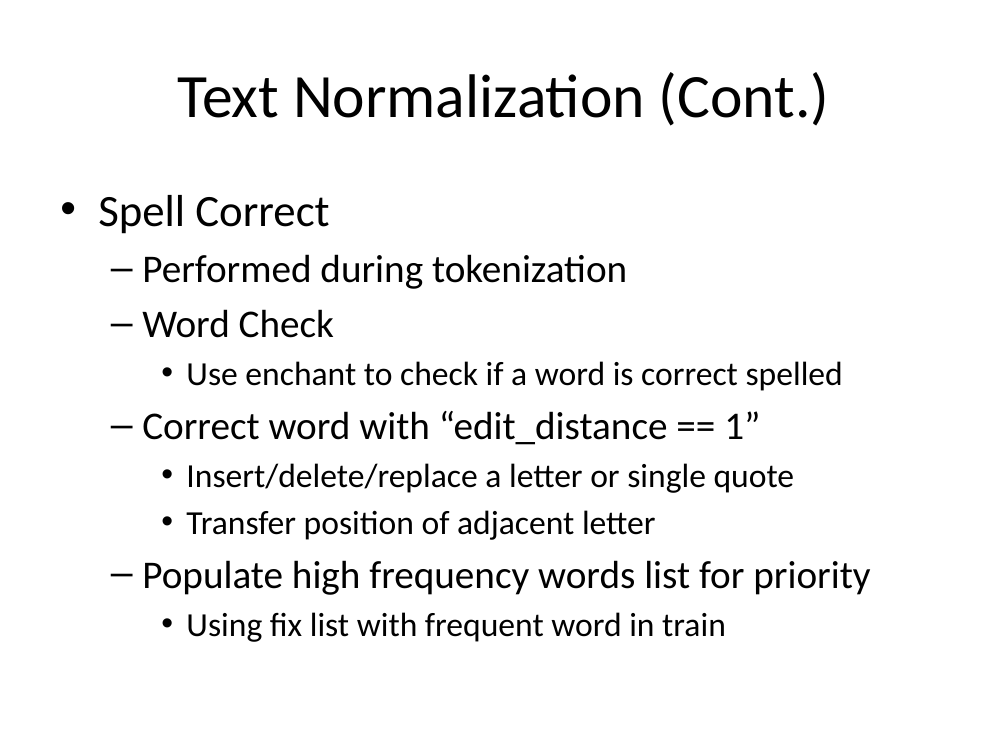
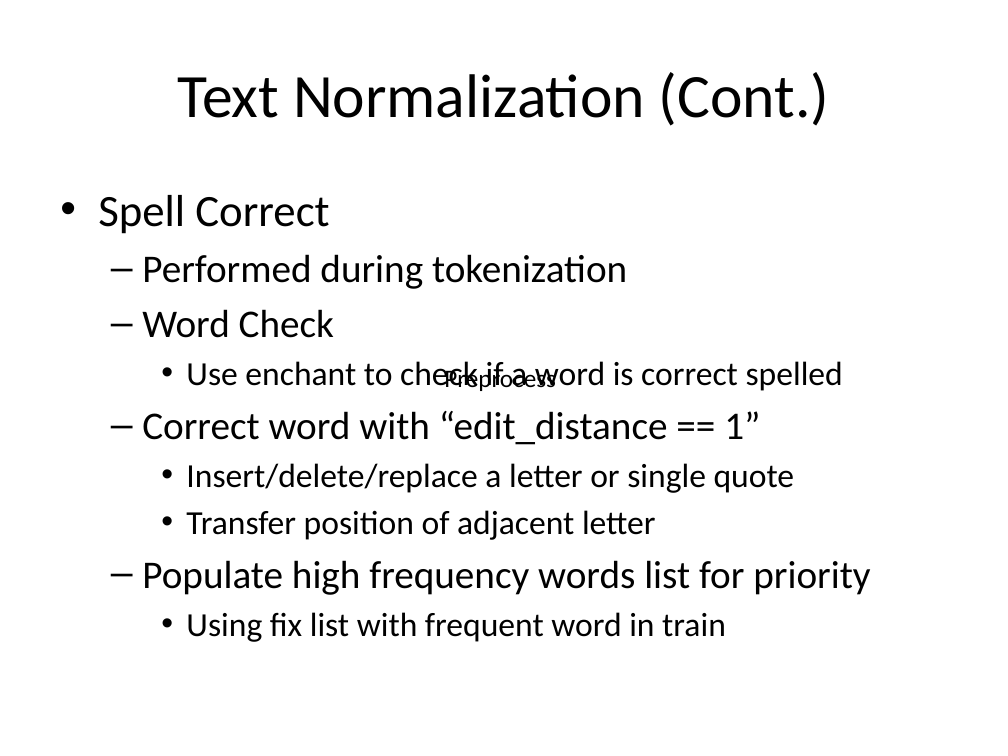
Before and after one commit to dx88968/SRA, a slide deck: slide 12 of Report/NLP.pptx (slide 14 before the commit). Drawn at 1008x756 pixels with LibreOffice and Linux fonts; fonts in the diff are those of the drawing. Boxes give left, top, right and bottom in pixels: in the first picture for what was removed or moved away, otherwise in the second. Text is boxed around its words. In the diff, an @@ line names an element or a change of style, - is before the commit and + after.

```diff
--- a/Report/NLP.pptx
+++ b/Report/NLP.pptx
@@ text added at [444, 367, 556, 391], 18 pt, text #000000 @@
+Preprocess
```
Also in this commit, not shown: 2 other slides changed, 2 slides removed, 3 other files.
